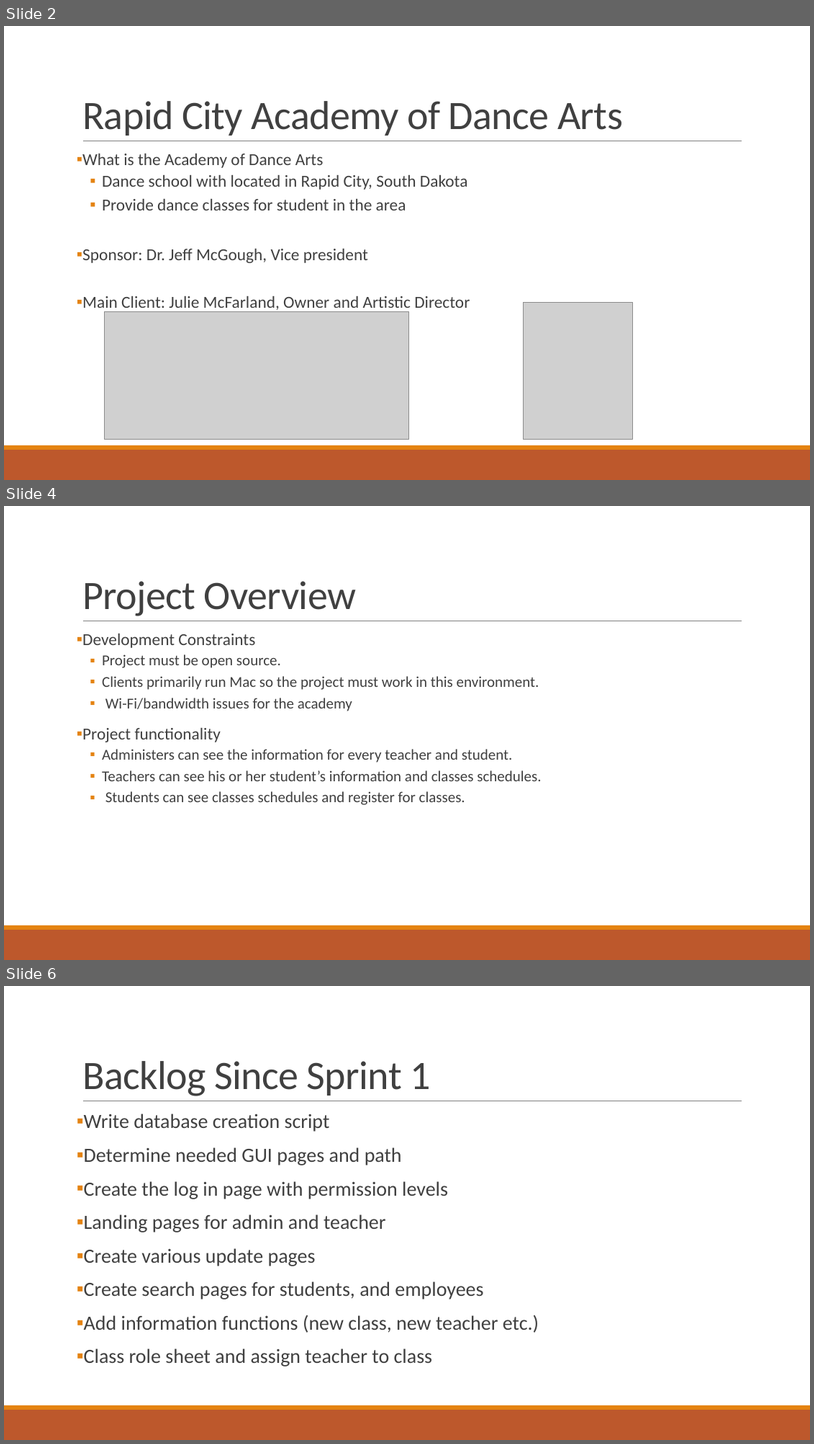
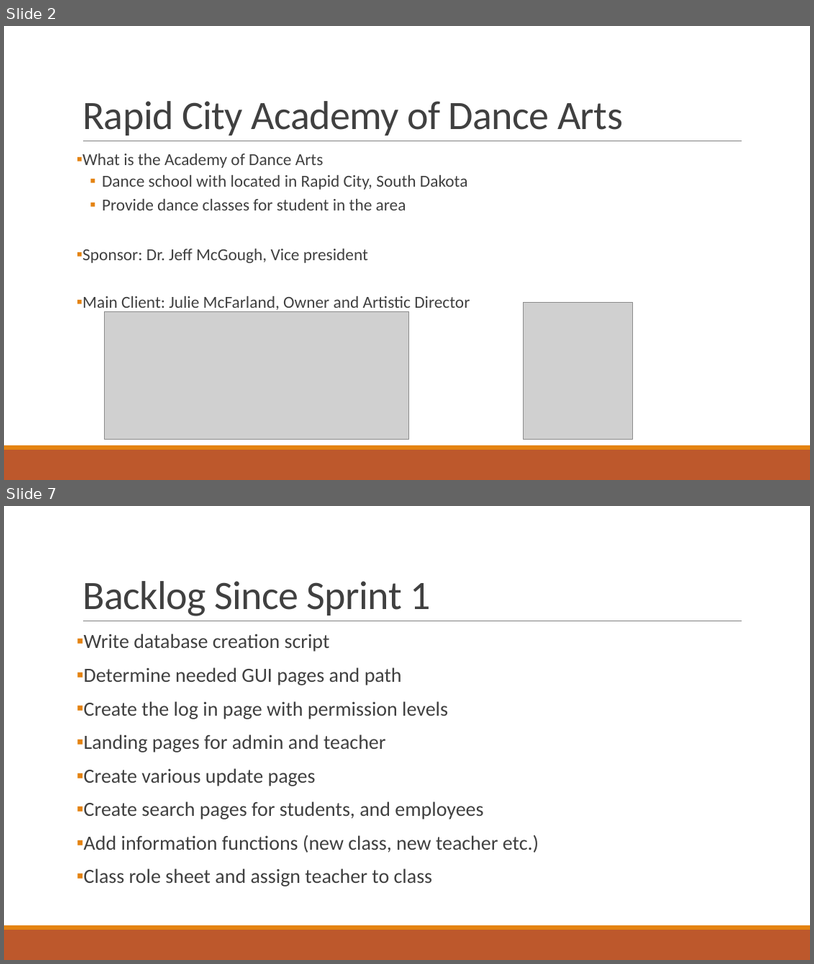
Before and after one commit to SDSMT-CSC464-F15/dancesoft, a slide deck: Sprint 3/client presentation/DanceSoft powerpoint sprint 3.pptx. Shown one above the other, each under a label of ours: slides 2, 4 and 6 before the commit, slides 2 and 7 after it; the slides between them are not shown. The pictures are 814x1444 and 814x964 pixels, drawn with LibreOffice and Linux fonts; fonts in the diff are those of the drawing; grey boxes stand for pictures. Boxes give left, top, right and bottom in pixels: in the first picture for what was removed or moved away, otherwise in the second. Text is boxed around its words. In the diff, an @@ line names an element or a change of style, - is before the commit and + after.

Commit message:
Updated Several First Semester Design Docs
Also made small UI update to the teacher landing page.

```diff
--- a/Sprint 3/client presentation/DanceSoft powerpoint sprint 3.pptx
+++ b/Sprint 3/client presentation/DanceSoft powerpoint sprint 3.pptx
@@ slide 4 removed at bbox=[4, 506, 810, 960], background #FFFFFF; not listed: 3 template elements that a slide beside it also shows @@
@@ title removed at bbox=[82, 581, 356, 616] @@
-Project Overview
@@ text removed at bbox=[82, 633, 541, 805] @@
-▪ Development Constraints
-  ▪ Project must be open source.
-  ▪ Clients primarily run Mac so the project must work in this environment.
-  ▪ Wi-Fi/bandwidth issues for the academy
-▪ Project functionality
-  ▪ Administers can see the information for every teacher and student.
-  ▪ Teachers can see his or her student’s information and classes schedules.
-  ▪ Students can see classes schedules and register for classes.
@@ what was slide 6 is now slide 7 @@
```
Also in this commit, not shown: 8 slides changed, 2 slides added, 1 other slide removed, 40 other files.
